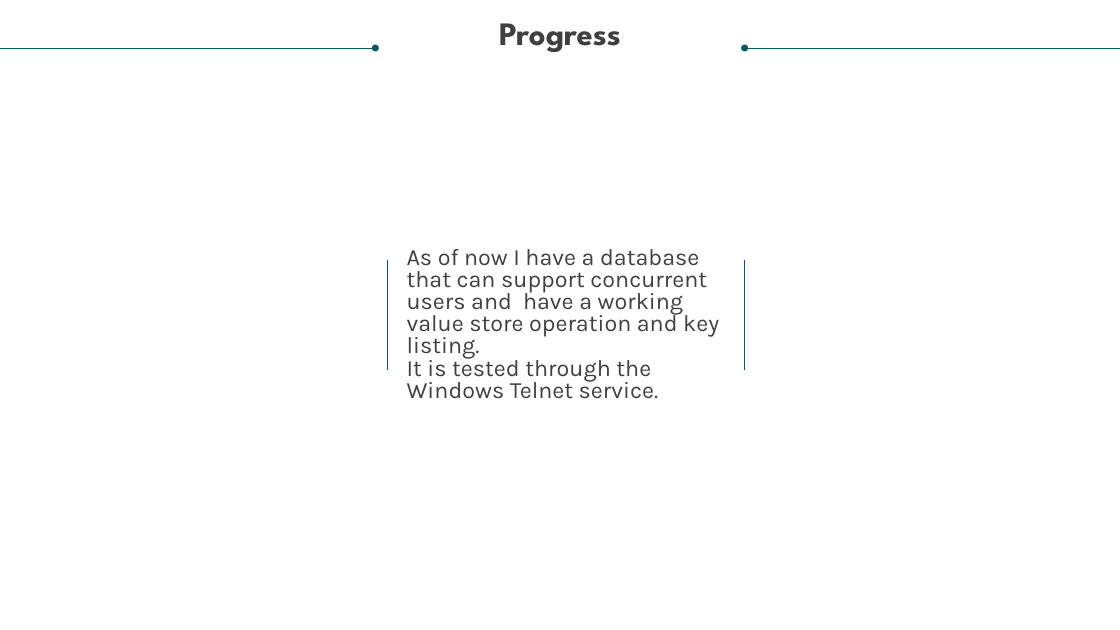
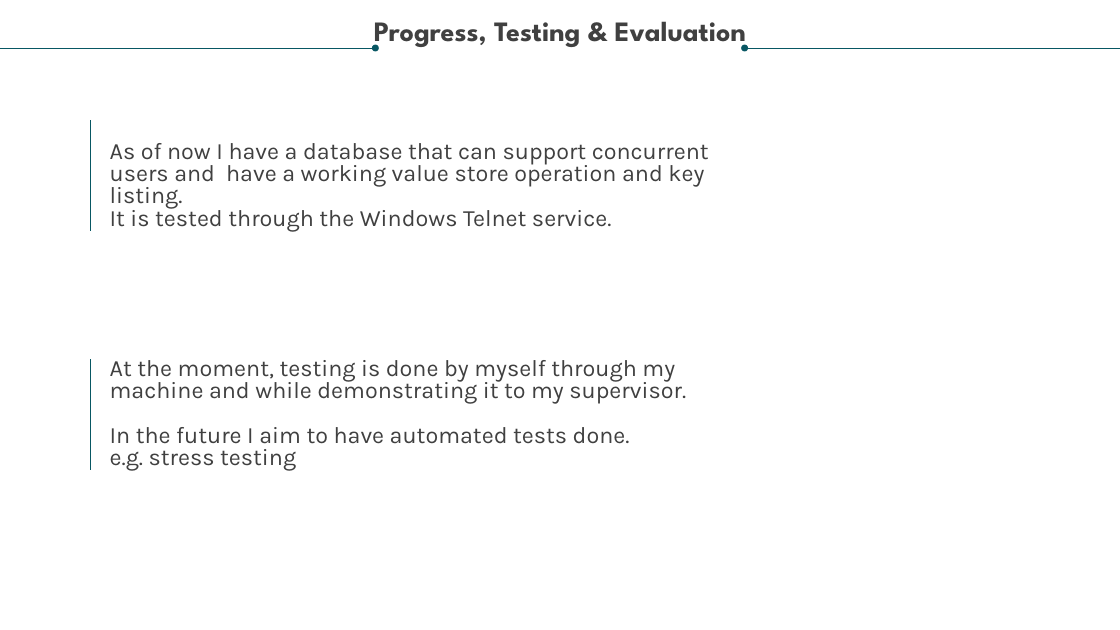
Before and after one commit to TheCrescentKing/building-a-database-with-rust, a slide deck: slide 5 of Building a Database in Rust.pptx. Drawn at 1120x630 pixels with LibreOffice and Linux fonts; fonts in the diff are those of the drawing. Boxes give left, top, right and bottom in pixels: in the first picture for what was removed or moved away, otherwise in the second. Text is boxed around its words. In the diff, an @@ line names an element or a change of style, - is before the commit and + after.

Commit message:
Final Presentation version, added Future plans.

```diff
--- a/Building a Database in Rust.pptx
+++ b/Building a Database in Rust.pptx
@@ text at [374, 21, 746, 50]: text changed; size 28 to 24 pt @@
-Progress
+Progress, Testing & Evaluation
@@ line moved from (387, 260) - (387, 371) to (91, 120) - (91, 231) @@
@@ text "As of now I have ..." rewrapped from [407, 249, 719, 399] to [110, 143, 709, 231] @@
@@ line moved from (744, 260) - (744, 371) to (91, 360) - (91, 471) @@
@@ text added at [110, 360, 686, 470], 20 pt, text #404040 @@
+At the moment, testing is done by myself through my machine and while demonstrating it to my supervisor.
+In the future I aim to have automated tests done.
+e.g. stress testing
```
Also in this commit, not shown: 1 other slide changed, 1 other file.
